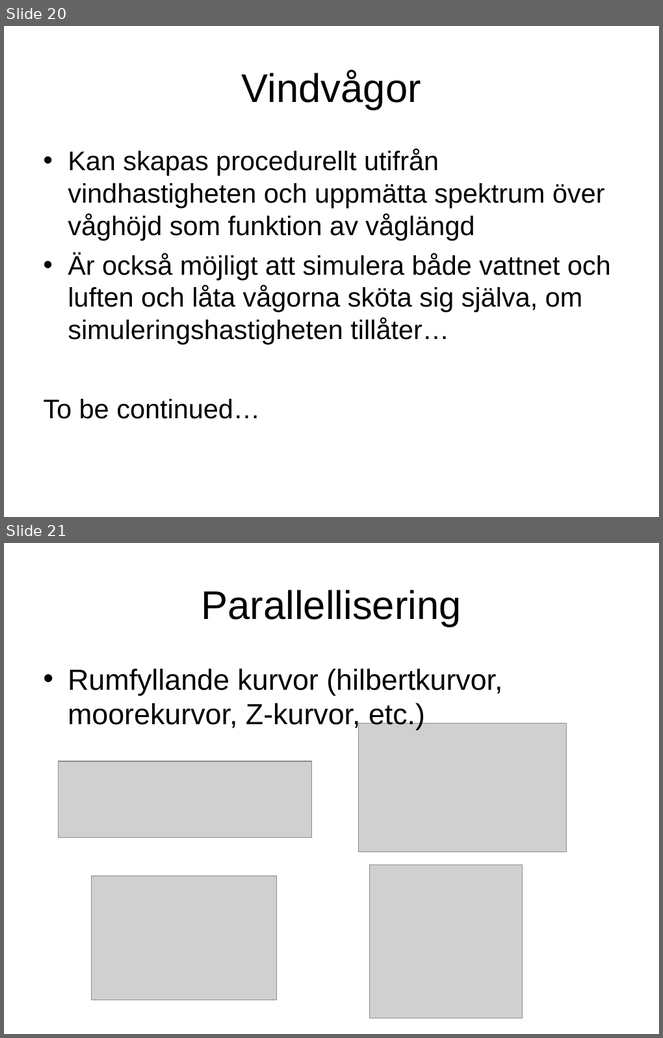
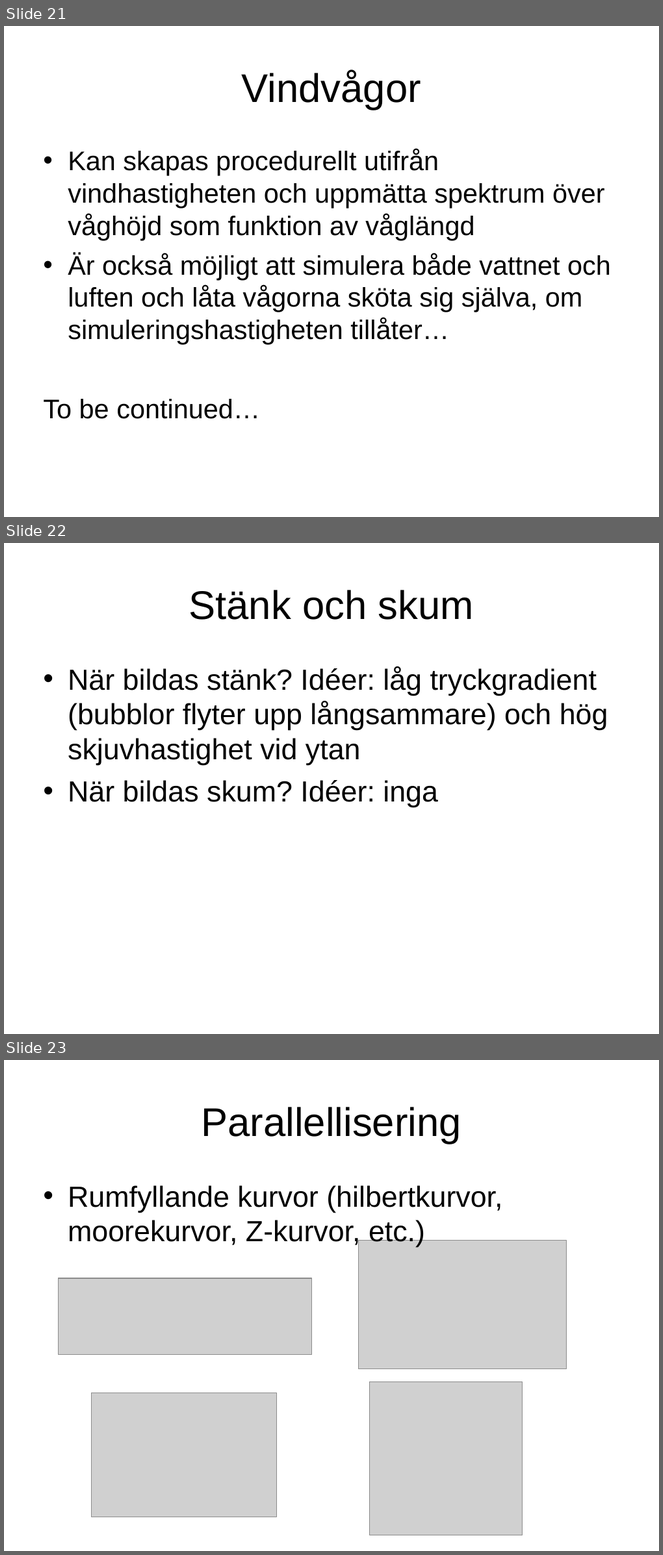
Before and after one commit to krikru/master_thesis, a slide deck: Document/Arbete.ppt. Shown one above the other, each under a label of ours: slides 20 and 21 before the commit, slides 21, 22 and 23 after it. The pictures are 663x1038 and 663x1555 pixels, drawn with LibreOffice and Linux fonts; fonts in the diff are those of the drawing; grey boxes stand for pictures. Boxes give left, top, right and bottom in pixels: in the first picture for what was removed or moved away, otherwise in the second. Text is boxed around its words. In the diff, an @@ line names an element or a change of style, - is before the commit and + after.

```diff
--- a/Document/Arbete.ppt
+++ b/Document/Arbete.ppt
@@ slide 22 added at <box>4,543,659,1034</box>, background #FFFFFF @@
@@ title added at <box>189,590,473,620</box>, 44 pt, text #000000 @@
+Stänk och skum
@@ text added at <box>68,667,608,808</box>, 32 pt, text #000000 @@
+• När bildas stänk? Idéer: låg tryckgradient (bubblor flyter upp långsammare) och hög skjuvhastighet vid ytan
+• När bildas skum? Idéer: inga
@@ what was slide 20 is now slide 21 @@
@@ what was slide 21 is now slide 23 @@
```
Also in this commit, not shown: 4 slides changed, 2 other slides added, 11 other files.
